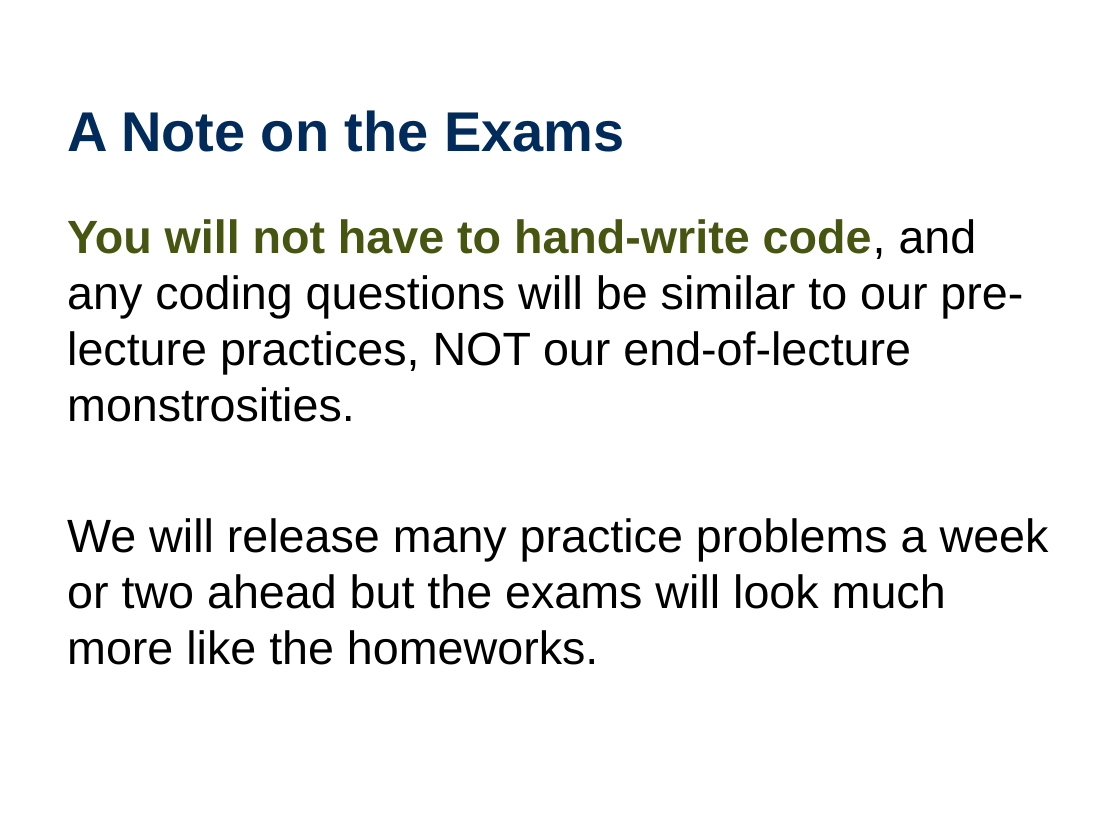
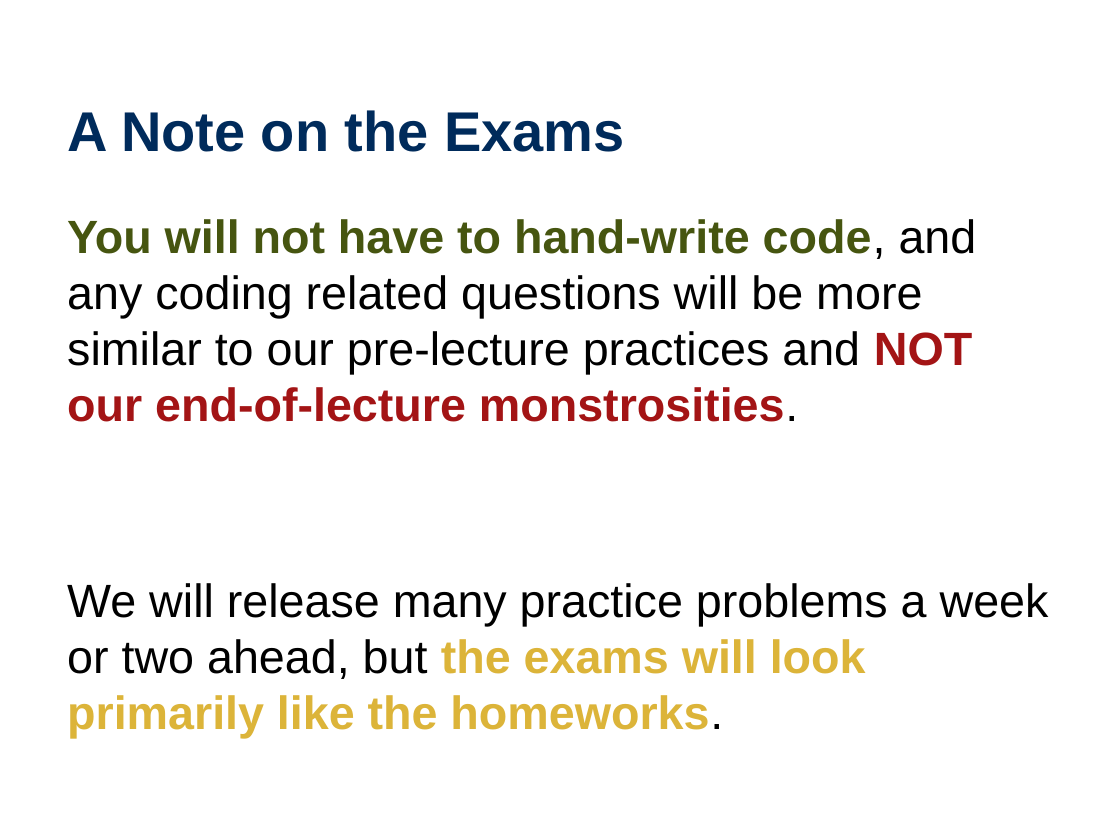
Before and after one commit to wtheisen/nd-cse-10124-lectures, a slide deck: slide 6 of Blank/Lecture_04_ Tokenization.pptx (slide 5 before the commit). Drawn at 1120x840 pixels with LibreOffice and Linux fonts; fonts in the diff are those of the drawing. Boxes give left, top, right and bottom in pixels: in the first picture for what was removed or moved away, otherwise in the second. Text is boxed around its words. In the diff, an @@ line names an element or a change of style, - is before the commit and + after.

```diff
--- a/Blank/Lecture_04_ Tokenization.pptx
+++ b/Blank/Lecture_04_ Tokenization.pptx
@@ text at (67,219,1049,739): text changed @@
-You will not have to hand-write code, and any coding questions will be similar to our pre-lecture practices, NOT our end-of-lecture monstrosities.
-We will release many practice problems a week or two ahead but the exams will look much more like the homeworks.
+You will not have to hand-write code, and any coding related questions will be more similar to our pre-lecture practices and NOT our end-of-lecture monstrosities.
+We will release many practice problems a week or two ahead, but the exams will look primarily like the homeworks.
```
Also in this commit, not shown: 7 other slides changed, 7 slides added, 1 slide removed, 2 other files.
